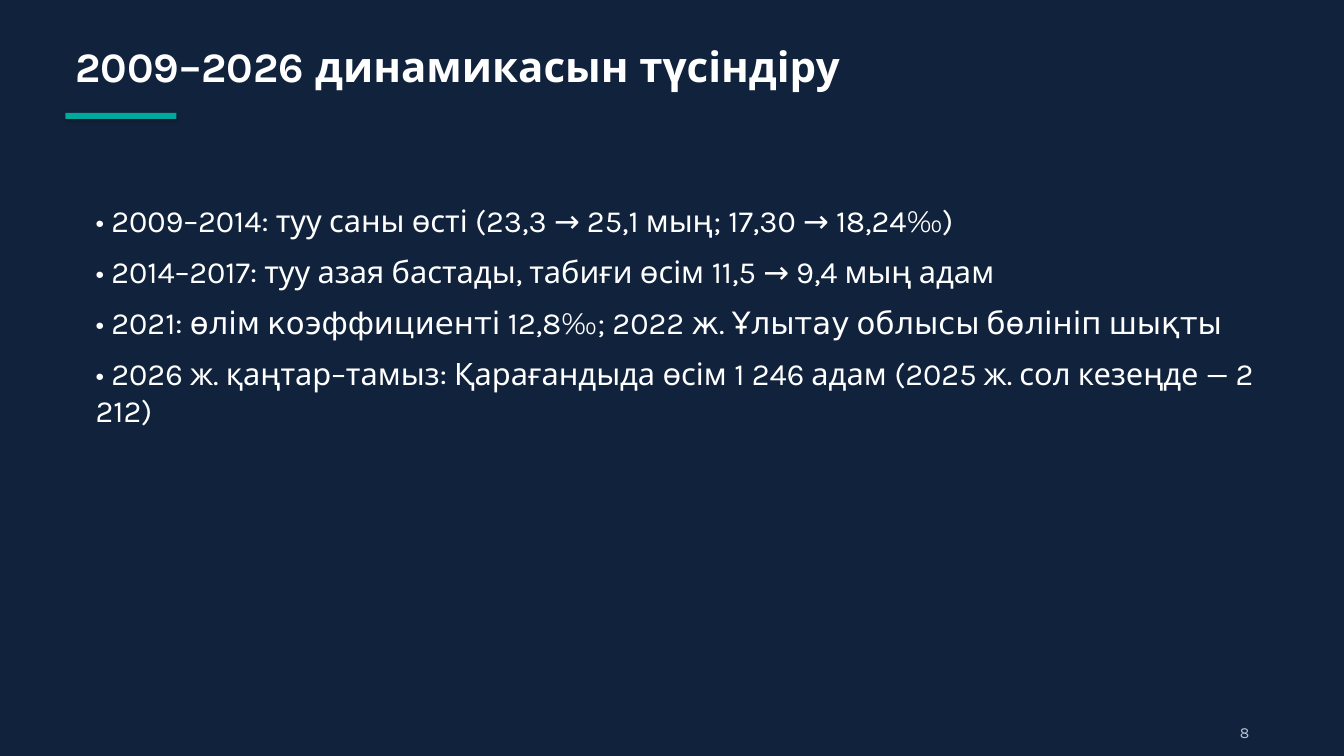
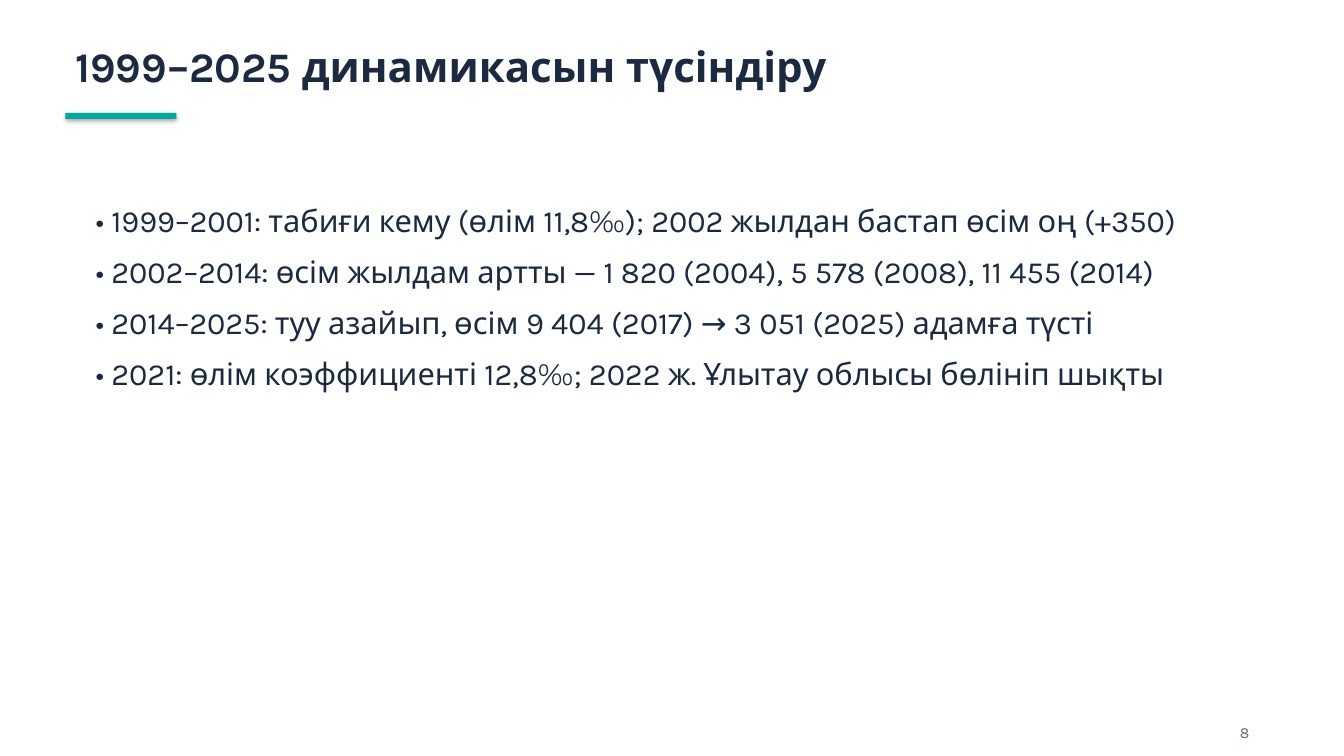
Before and after one commit to aizhanzhansarbaeva-ai/test, a slide deck: slide 8 of presentation/Табиғи_өсім_Орталық_Қазақстан_2025.pptx. Drawn at 1344x756 pixels with LibreOffice and Linux fonts; fonts in the diff are those of the drawing. Boxes give left, top, right and bottom in pixels: in the first picture for what was removed or moved away, otherwise in the second. Text is boxed around its words. In the diff, an @@ line names an element or a change of style, - is before the commit and + after.

```diff
--- a/presentation/Табиғи_өсім_Орталық_Қазақстан_2025.pptx
+++ b/presentation/Табиғи_өсім_Орталық_Қазақстан_2025.pptx
@@ background #11233C to #FFFFFF @@
@@ text at (x1=75, y1=50, x2=826, y2=92): text changed; text colour #FFFFFF to #1B2A41 @@
-2009–2026 динамикасын түсіндіру
+1999–2025 динамикасын түсіндіру
@@ text at (x1=111, y1=208, x2=1176, y2=342): text changed; text colour #FFFFFF to #1B2A41 @@
-• 2009–2014: туу саны өсті (23,3 → 25,1 мың; 17,30 → 18,24‰)
-• 2014–2017: туу азая бастады, табиғи өсім 11,5 → 9,4 мың адам
+• 1999–2001: табиғи кему (өлім 11,8‰); 2002 жылдан бастап өсім оң (+350)
+• 2002–2014: өсім жылдам артты — 1 820 (2004), 5 578 (2008), 11 455 (2014)
+• 2014–2025: туу азайып, өсім 9 404 (2017) → 3 051 (2025) адамға түсті
@@ text at (x1=96, y1=362, x2=1254, y2=426): paragraph removed @@
-• 2026 ж. қаңтар–тамыз: Қарағандыда өсім 1 246 адам (2025 ж. сол кезеңде — 2 212)
@@ text at (x1=111, y1=361, x2=1164, y2=393): text colour #FFFFFF to #1B2A41 in "• 2021: өлім коэффициенті 12,8‰; 2022 ж. ..." @@
@@ text "8" at (x1=1240, y1=728, x2=1249, y2=738): text colour #B5C4D6 to #5E6E85 @@
```
Also in this commit, not shown: 12 other slides changed.
